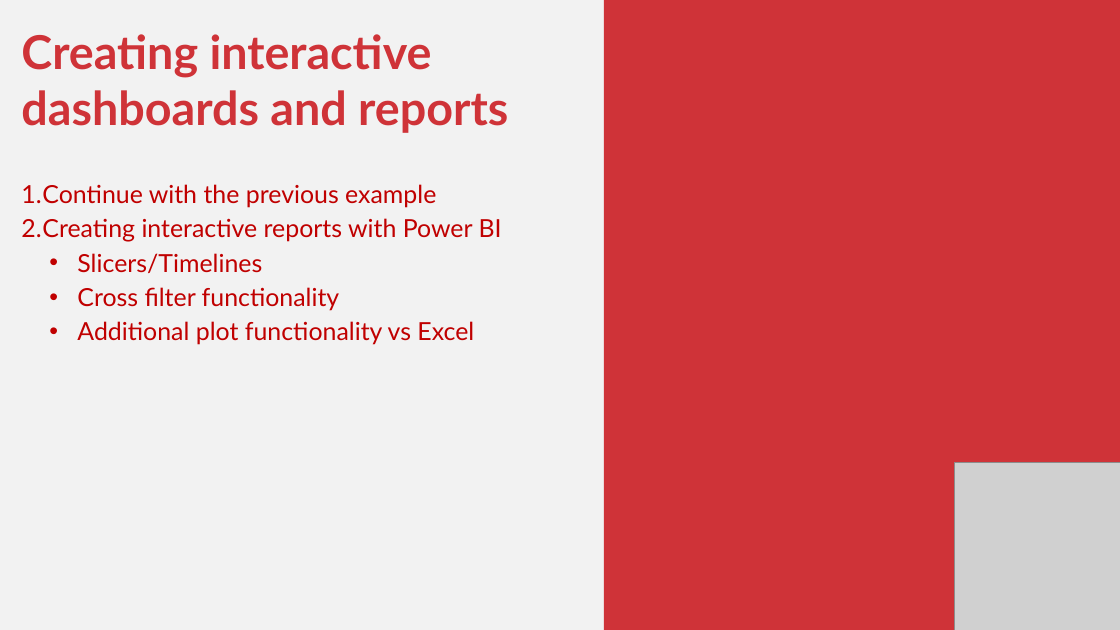
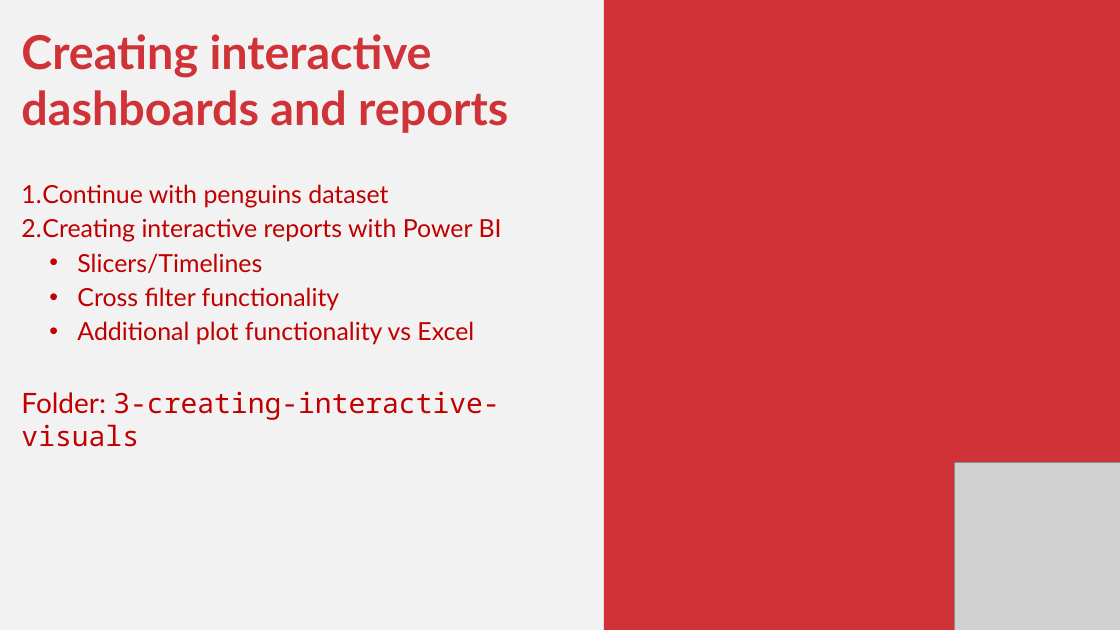
Before and after one commit to stringfestdata/first-steps-power-bi-for-excel-users, a slide deck: slide 6 of first-steps-with-power-bi-for-excel-users.pptx. Drawn at 1120x630 pixels with LibreOffice and Linux fonts; fonts in the diff are those of the drawing; grey boxes stand for pictures. Boxes give left, top, right and bottom in pixels: in the first picture for what was removed or moved away, otherwise in the second. Text is boxed around its words. In the diff, an @@ line names an element or a change of style, - is before the commit and + after.

```diff
--- a/first-steps-with-power-bi-for-excel-users.pptx
+++ b/first-steps-with-power-bi-for-excel-users.pptx
@@ text at (21, 184, 388, 208): text changed @@
-1. Continue with the previous example
+1. Continue with penguins dataset
@@ text at (21, 391, 499, 447): paragraph added @@
+Folder: 3-creating-interactive-visuals
```
Also in this commit, not shown: 2 other slides changed, 2 slides added, 1 slide removed, 20 other files.
